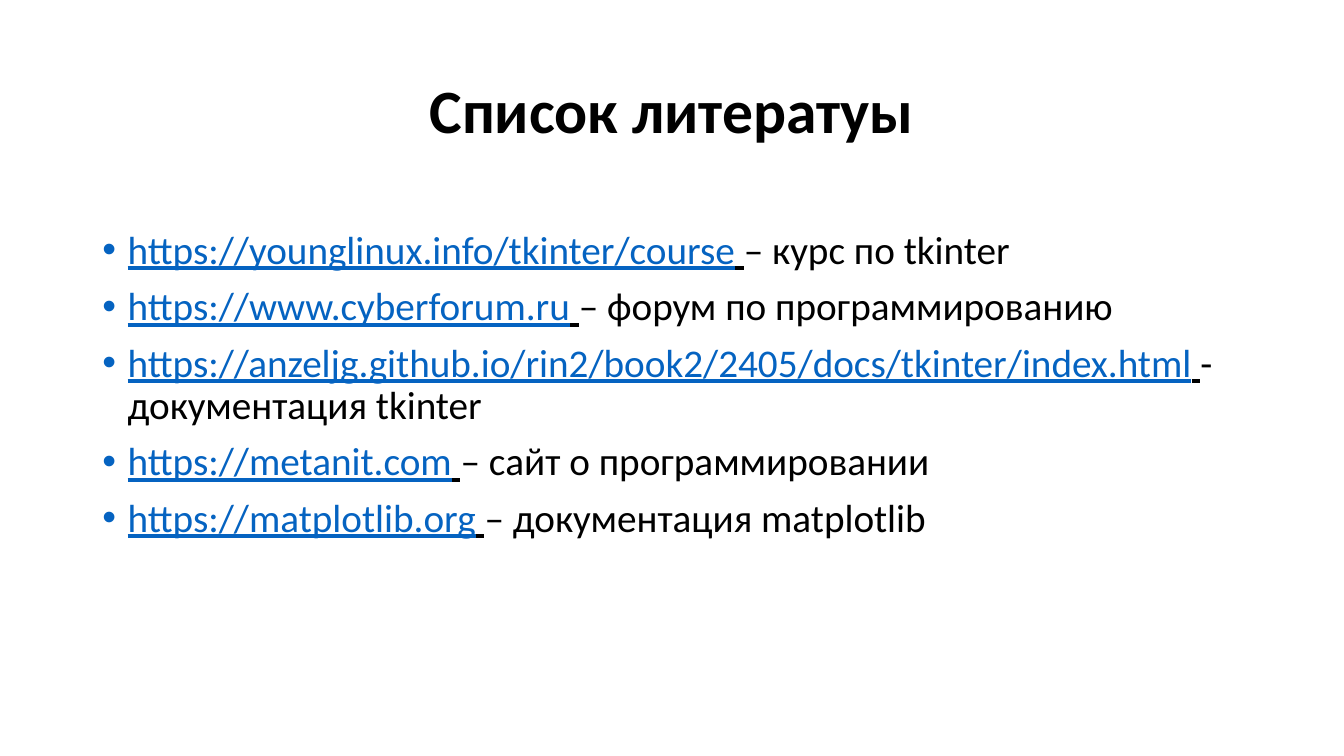
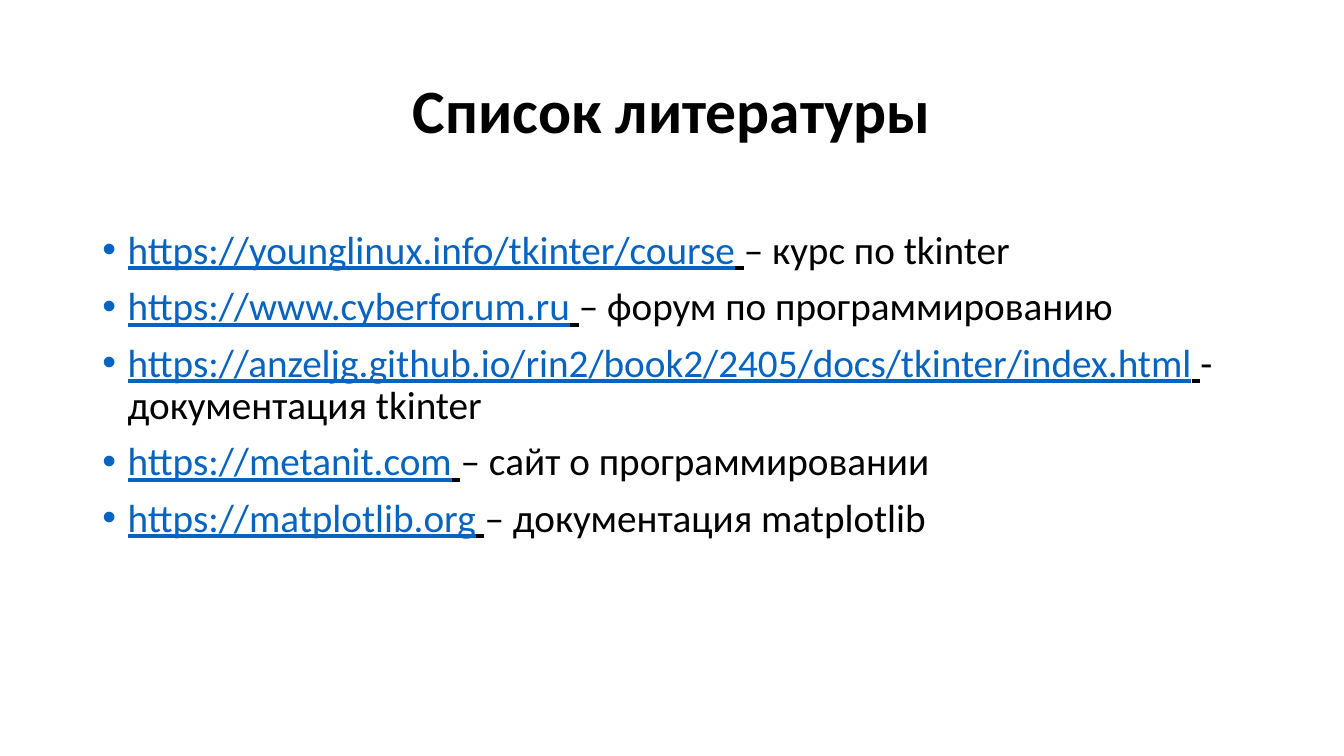
Before and after one commit to cherenuk/modeling, a slide deck: slide 21 of info/Моделирование.pptx (slide 20 before the commit). Drawn at 1344x756 pixels with LibreOffice and Linux fonts; fonts in the diff are those of the drawing; background and template pictures are left out. Boxes give left, top, right and bottom in pixels: in the first picture for what was removed or moved away, otherwise in the second. Text is boxed around its words. In the diff, an @@ line names an element or a change of style, - is before the commit and + after.

```diff
--- a/info/Моделирование.pptx
+++ b/info/Моделирование.pptx
@@ title at (413,92,930,143): text changed @@
-Список литератуы
+Список литературы
```
Also in this commit, not shown: 1 other slide changed, 2 slides added, 1 slide removed.
